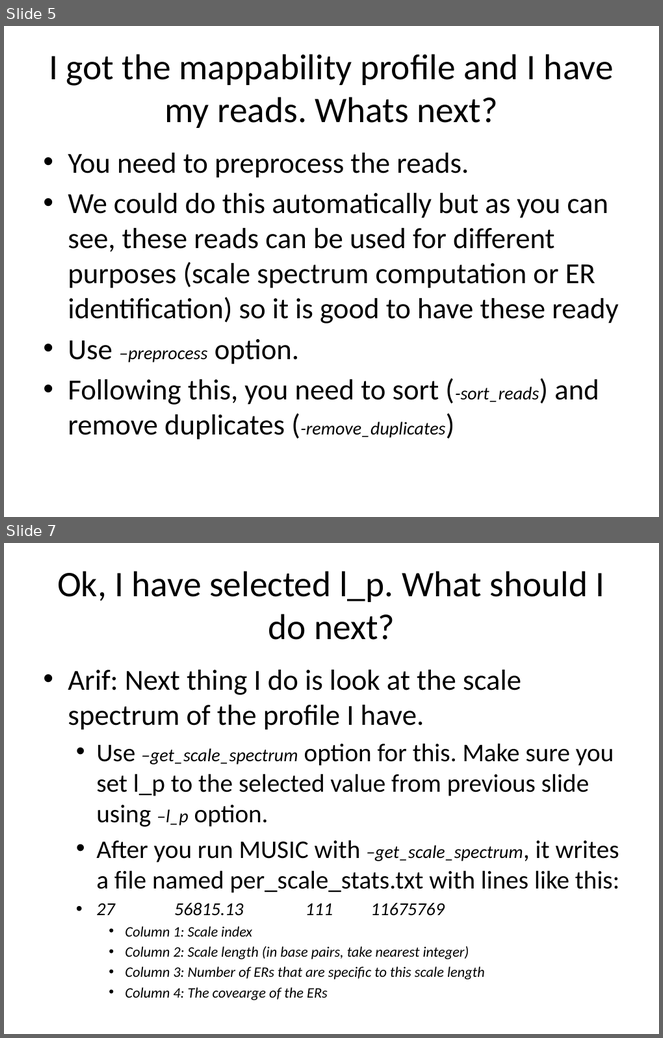
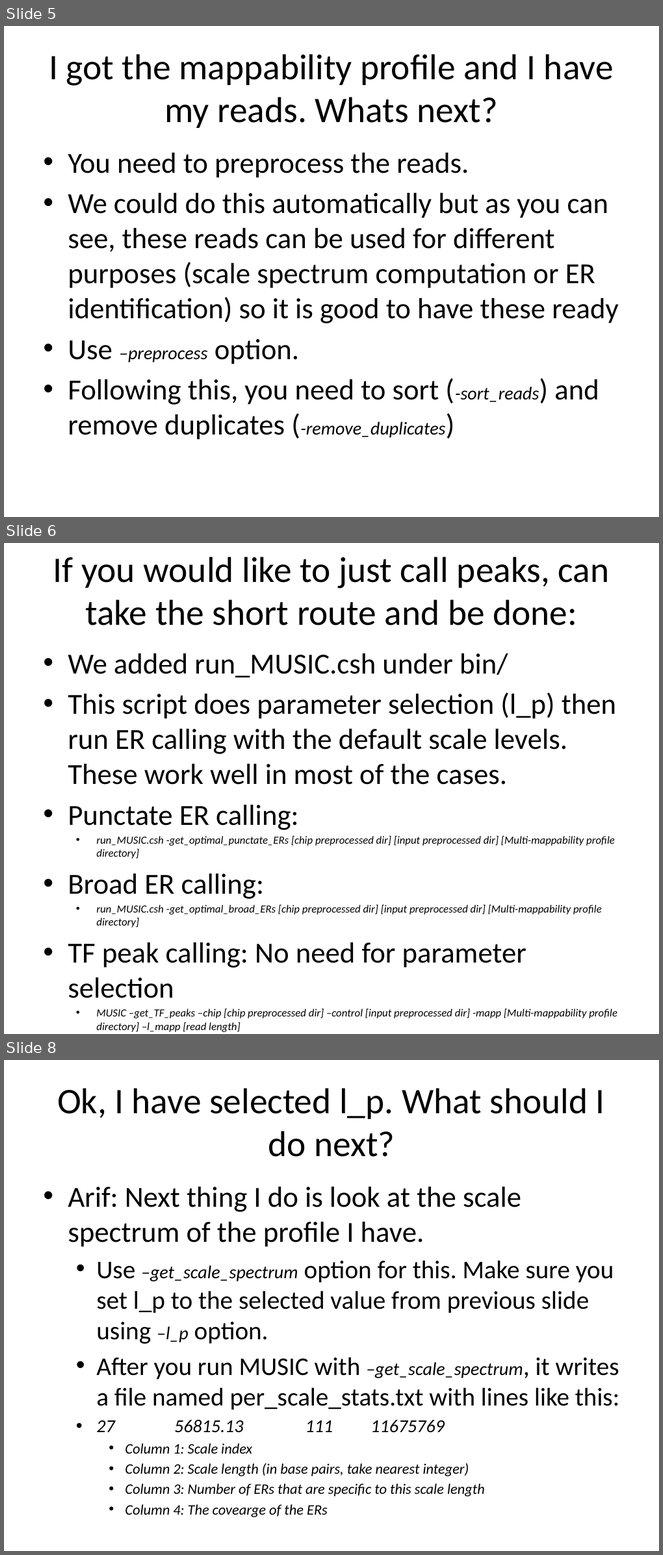
Before and after one commit to gersteinlab/MUSIC, a slide deck: Introduction to MUSIC.pptx. Shown one above the other, each under a label of ours: slides 5 and 7 before the commit, slides 5, 6 and 8 after it; the slides between them are not shown. The pictures are 663x1038 and 663x1555 pixels, drawn with LibreOffice and Linux fonts; fonts in the diff are those of the drawing. Boxes give left, top, right and bottom in pixels: in the first picture for what was removed or moved away, otherwise in the second. Text is boxed around its words. In the diff, an @@ line names an element or a change of style, - is before the commit and + after.

```diff
--- a/Introduction to MUSIC.pptx
+++ b/Introduction to MUSIC.pptx
@@ slide 6 added at (x1=4, y1=543, x2=659, y2=1034), background #FFFFFF @@
@@ title added at (x1=53, y1=557, x2=610, y2=626), 39.6 pt, text #000000 @@
+If you would like to just call peaks, can take the short route and be done:
@@ text added at (x1=68, y1=653, x2=618, y2=1019), 12 pt, text #000000, italic @@
+• We added run_MUSIC.csh under bin/
+• This script does parameter selection (l_p) then run ER calling with the default scale levels. These work well in most of the cases.
+• Punctate ER calling:
+  • run_MUSIC.csh -get_optimal_punctate_ERs [chip preprocessed dir] [input preprocessed dir] [Multi-mappability profile directory]
+• Broad ER calling:
+  • run_MUSIC.csh -get_optimal_broad_ERs [chip preprocessed dir] [input preprocessed dir] [Multi-mappability profile directory]
+• TF peak calling: No need for parameter selection
+  • MUSIC –get_TF_peaks –chip [chip preprocessed dir] –control [input preprocessed dir] -mapp [Multi-mappability profile directory] –l_mapp [read length]
@@ what was slide 7 is now slide 8 @@
```
Also in this commit, not shown: 3 slides changed, 1 other slide added.
